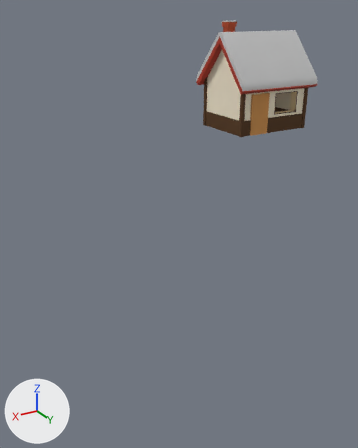
The FBX model Assets/Work/KAJ/Town/hosue_7.fbx as it was, and as the next commit left it.
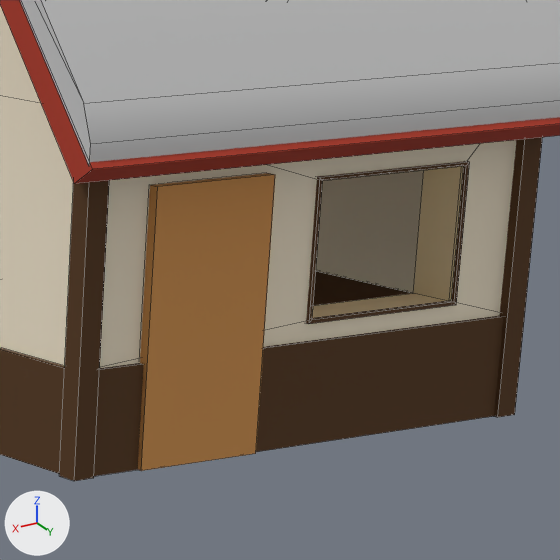
There are two pictures of each version: one whole from a 50 mm lens placed at (0.419, -3.841, 0.452), pointed at (-0.51, -5.39, -0.322), one close up on the part from 64% to 87% of the width and 15% to 33% of the height. Arrows for +X, +Y and +Z are at lower left; the lights stay in place. The close-ups show mesh edges as thin lines. Where no turn or scale is listed for an object, it has been applied to the vertices.
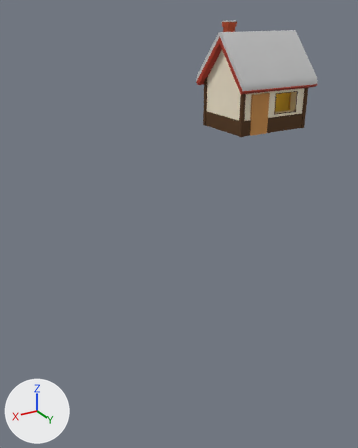
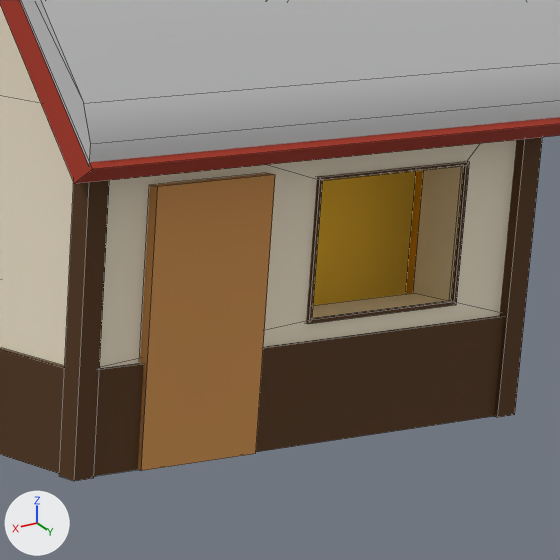
Diff of the bpy script that builds the scene:
```diff
--- a/Assets/Work/KAJ/Town/hosue_7.fbx.py
+++ b/Assets/Work/KAJ/Town/hosue_7.fbx.py
@@ me_mesh_001_1 @@
+me_mesh_001_1.from_pydata(...)  # 8 vertices, 5 faces; spans x -0.039..0.161, y -0.136..-0.097, z -0.197..-0.076
+me_mesh_001_1.materials.append(mat_01___default)  # picture img_untitled_1_psd
@@ ob_object056 @@
+ob_object056 = bpy.data.objects.new('Object056', me_mesh_001_1)
+ob_object056.location = (-1.0163, -5.2705, 0.255)
```

Location of each change, (x1, y1, x2, y2) in pixels of the close-ups (560 x 560 px):
'Object056', added (brown)
    after: (313, 170, 424, 306)
